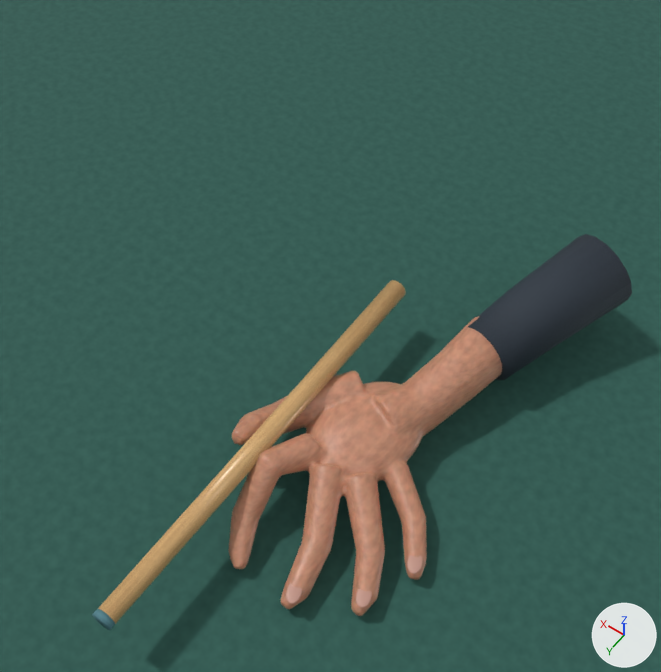
What one commit did to the Blender file art/equipment/open-bridge-hand.blend.
One viewpoint serves both versions: a 50 mm camera at (-0.208, 0.242, 0.527) aimed at (0.019, -0.077, 0.027). Arrows for +X, +Y and +Z are at lower right; the lights stay in place. The first picture is the older version.

Names of what the first picture shows: 'Baize', 'Chalked leather tip', 'Cue shaft', 'Little finger nail', 'Middle finger nail', 'Open bridge hand', 'Ring finger nail', 'Tailored sleeve'.
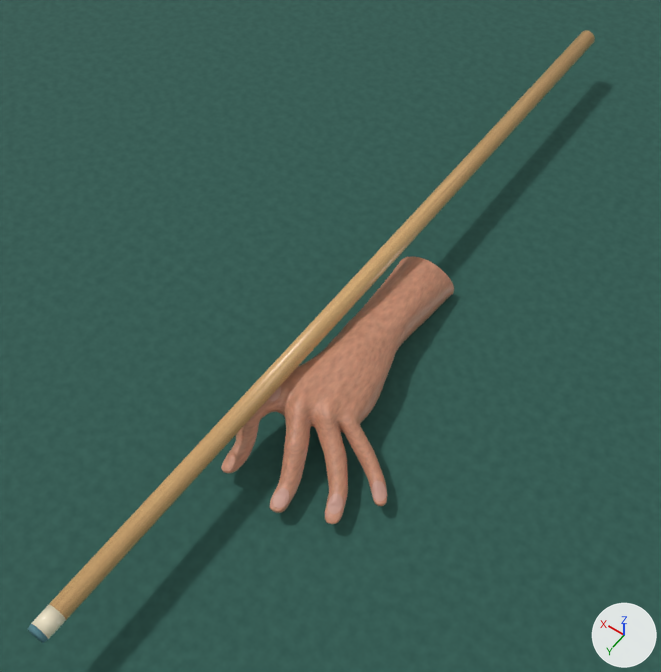
Pixel boxes (x1, y1, x2, y2) of what changed, in the pictures (661 x 672 px):
'Open bridge hand', deleted: before (229, 316, 502, 616)
'Anatomical left bridge hand', added: after (221, 257, 454, 524)
'Maple shaft', added: after (49, 30, 595, 620)
'Tailored sleeve', deleted: before (468, 234, 632, 381)
'Cue shaft', deleted: before (98, 280, 406, 624)
'Ivory ferrule', added (beige): after (31, 604, 66, 639)
'Chalked leather tip', deleted: before (92, 609, 115, 630)
'Surface of fingernail 5', added: after (371, 481, 387, 501)
'Surface of fingernail 3', added: after (273, 488, 289, 508)
'Surface of fingernail 4', added: after (328, 494, 343, 514)
'Middle finger nail', deleted: before (286, 583, 302, 604)
'Ring finger nail', deleted: before (356, 589, 372, 607)
'Little finger nail', deleted: before (407, 555, 423, 574)
'Chalked leather', added: after (28, 624, 48, 643)
'Surface of fingernail 1', added: after (268, 387, 281, 401)

Diff of the bpy script that builds the scene:
```diff
--- a/art/equipment/open-bridge-hand.blend.py
+++ b/art/equipment/open-bridge-hand.blend.py
@@ ob_open_bridge_hand @@
-ob_open_bridge_hand = bpy.data.objects.new('Open bridge hand', me_sphere)
@@ ob_little_finger_nail @@
-ob_little_finger_nail = bpy.data.objects.new('Little finger nail', me_sphere_001)
@@ ob_ring_finger_nail @@
-ob_ring_finger_nail = bpy.data.objects.new('Ring finger nail', me_sphere_002)
@@ ob_middle_finger_nail @@
-ob_middle_finger_nail = bpy.data.objects.new('Middle finger nail', me_sphere_003)
@@ ob_tailored_sleeve @@
-ob_tailored_sleeve = bpy.data.objects.new('Tailored sleeve', me_tailored_sleeve)
@@ ob_cue_shaft @@
-ob_cue_shaft = bpy.data.objects.new('Cue shaft', me_cue_shaft)
@@ ob_chalked_leather_tip @@
-ob_chalked_leather_tip = bpy.data.objects.new('Chalked leather tip', me_chalked_leather_tip)
@@ ob_maple_shaft @@
+ob_maple_shaft = bpy.data.objects.new('Maple shaft', me_maple_shaft)  # 128 vertices, 66 faces; spans x -0.007..0.007, y -0.007..0.007, z 0.016..0.67
+ob_maple_shaft.location = (0.023, 0.19, 0.0408)
+ob_maple_shaft.rotation_euler = (1.571, 0.0, 0.0)  # degrees (90, 0, 0)
@@ ob_ivory_ferrule @@
+ob_ivory_ferrule = bpy.data.objects.new('Ivory ferrule', me_ivory_ferrule)  # a 64-sided cut cone along z (radius 0.0063 at the low end, 0.00645 at the high end) spanning x -0.00645..0.00645, y -0.00645..0.00645, z 0.003..0.016; in mat_ivory_composite (beige #ede3c7)
+ob_ivory_ferrule.location = (0.023, 0.19, 0.0408)
+ob_ivory_ferrule.rotation_euler = (1.571, 0.0, 0.0)  # degrees (90, 0, 0)
@@ ob_chalked_leather @@
+ob_chalked_leather = bpy.data.objects.new('Chalked leather', me_chalked_leather)  # a 64-sided cut cone along z (radius 0.0057 at the low end, 0.0063 at the high end) spanning x -0.0063..0.0063, y -0.0063..0.0063, z 0.0..0.003; in mat_chalked_leather (cyan #52818b)
+ob_chalked_leather.location = (0.023, 0.19, 0.0408)
+ob_chalked_leather.rotation_euler = (1.571, 0.0, 0.0)  # degrees (90, 0, 0)
@@ ob_surface_of_fingernail_5 @@
+ob_surface_of_fingernail_5 = bpy.data.objects.new('Surface of fingernail 5', me_surface_of_fingernail_5)  # 145 vertices, 144 faces; spans x -0.07684..-0.06553, y -0.00777..0.00326, z 0.01101..0.016; in mat_nail (beige #c09384)
+ob_surface_of_fingernail_5.location = (0.0, 0.0, 0.0)
@@ ob_surface_of_fingernail_4 @@
+ob_surface_of_fingernail_4 = bpy.data.objects.new('Surface of fingernail 4', me_surface_of_fingernail_4)  # 145 vertices, 144 faces; spans x -0.05924..-0.04906, y 0.01522..0.02738, z 0.01316..0.01627; in mat_nail (beige #c09384)
+ob_surface_of_fingernail_4.location = (0.0, 0.0, 0.0)
@@ ob_surface_of_fingernail_3 @@
+ob_surface_of_fingernail_3 = bpy.data.objects.new('Surface of fingernail 3', me_surface_of_fingernail_3)  # 145 vertices, 144 faces; spans x -0.02936..-0.0198, y 0.03149..0.04409, z 0.01316..0.01645; in mat_nail (beige #c09384)
+ob_surface_of_fingernail_3.location = (0.0, 0.0, 0.0)
@@ ob_surface_of_fingernail_1 @@
+ob_surface_of_fingernail_1 = bpy.data.objects.new('Surface of fingernail 1', me_surface_of_fingernail_1)  # 145 vertices, 144 faces; spans x 0.01491..0.02457, y -0.01973..-0.00655, z 0.03204..0.0343; in mat_nail (beige #c09384)
+ob_surface_of_fingernail_1.location = (0.0, 0.0, 0.0)
@@ ob_anatomical_left_bridge_hand @@
+ob_anatomical_left_bridge_hand = bpy.data.objects.new('Anatomical left bridge hand', me_anatomical_left_bridge_hand)  # 27529 vertices, 27488 faces; spans x -0.079..0.031, y -0.18..0.046, z 0.0..0.036
+ob_anatomical_left_bridge_hand.location = (0.0, 0.0, 0.0)
```
